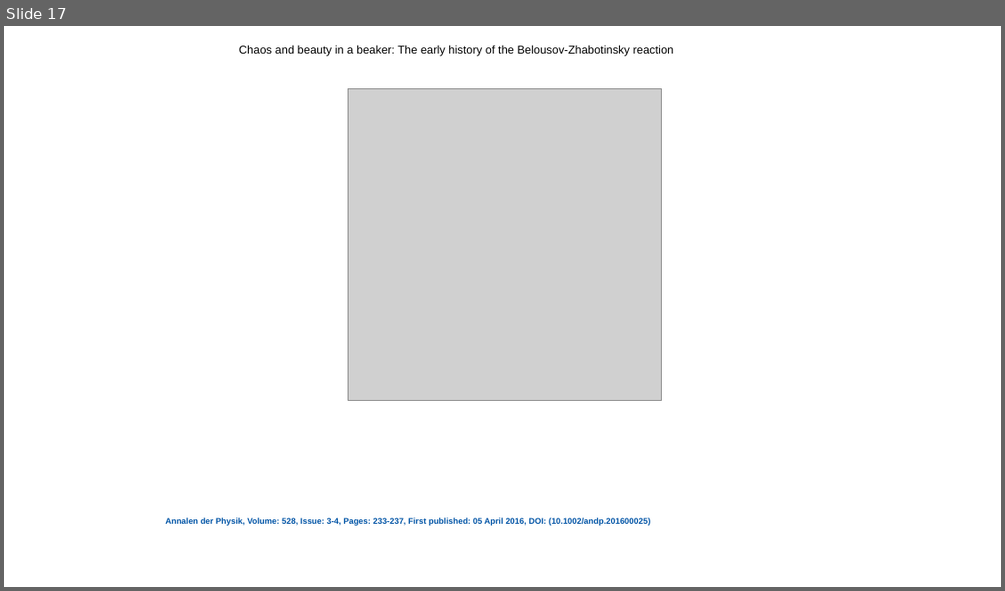
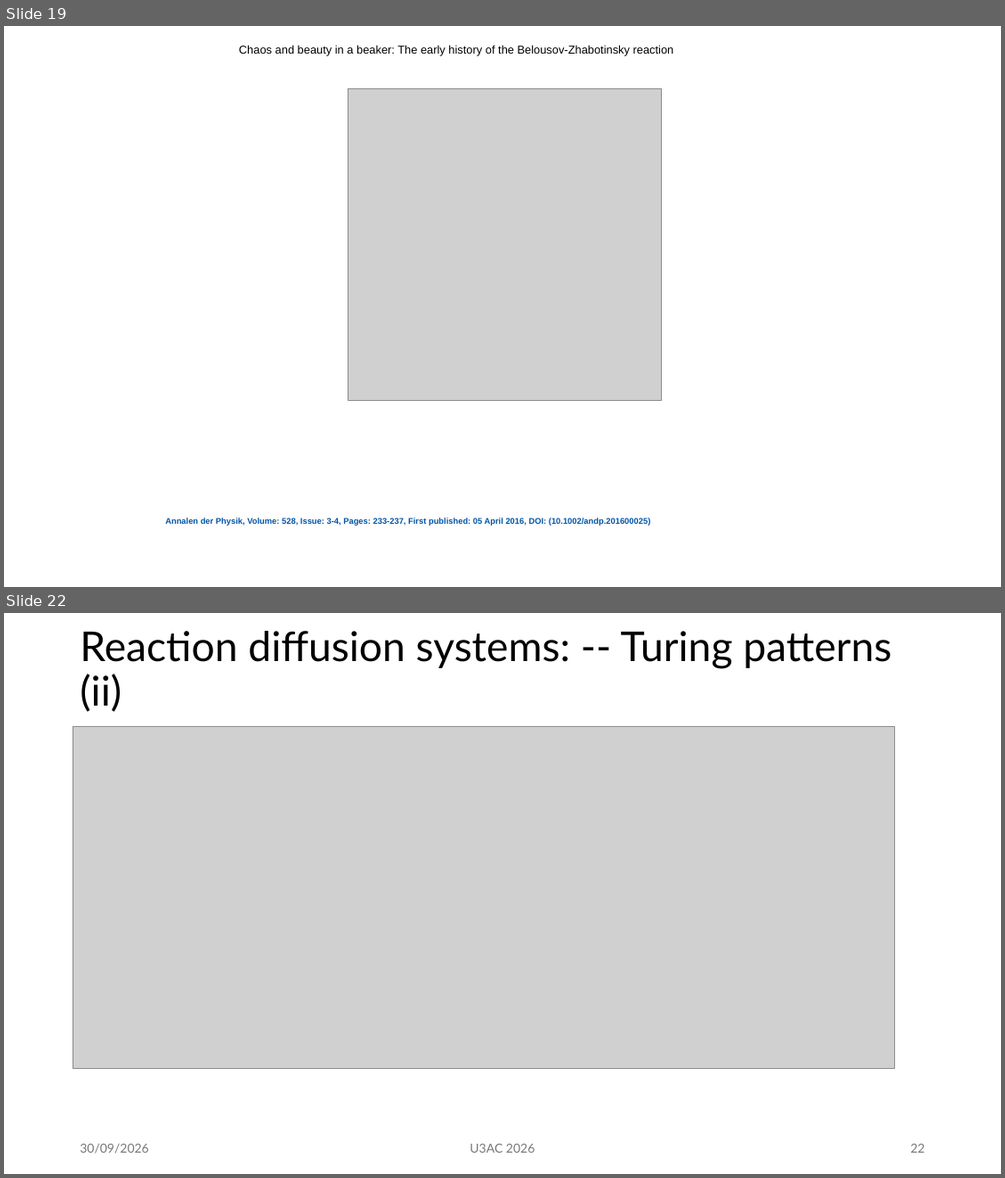
Before and after one commit to mm002a/U3AC, a slide deck: U3AC.Lec3.pptx. Shown one above the other, each under a label of ours: slide 17 before the commit, slides 19 and 22 after it; the slides between them are not shown. The pictures are 1005x591 and 1005x1178 pixels, drawn with LibreOffice and Linux fonts; fonts in the diff are those of the drawing; grey boxes stand for pictures. Boxes give left, top, right and bottom in pixels: in the first picture for what was removed or moved away, otherwise in the second. Text is boxed around its words. In the diff, an @@ line names an element or a change of style, - is before the commit and + after.

Commit message:
Update U3AC.Lec3.pptx
Added Turing Structures.
Finished

```diff
--- a/U3AC.Lec3.pptx
+++ b/U3AC.Lec3.pptx
@@ slide 22 added at [4,613,1001,1174], background #FFFFFF @@
@@ title added at [80,631,891,712], 39.6 pt, text #000000 @@
+Reaction diffusion systems: -- Turing patterns (ii)
@@ picture added at [73,727,896,1068] @@
@@ text added at [80,1143,148,1153], 12 pt, text #797979 @@
+30/09/2026
@@ text added at [469,1143,534,1152], 12 pt, text #797979 @@
+U3AC 2026
@@ page number added at [910,1143,924,1152], 12 pt, text #797979 @@
+22
@@ what was slide 17 is now slide 19 @@
```
Also in this commit, not shown: 30 slides changed, 8 other slides added, 1 slide removed.
